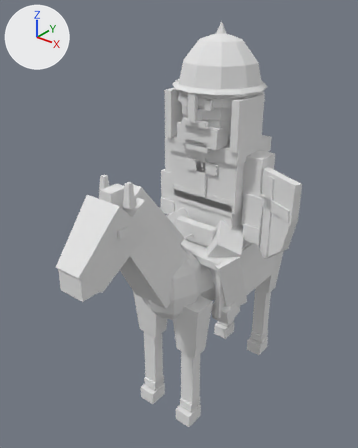
Before and after pictures for a commit that changed the glTF model sample_project/assets/3d/units/teutons/cavalry.glb.
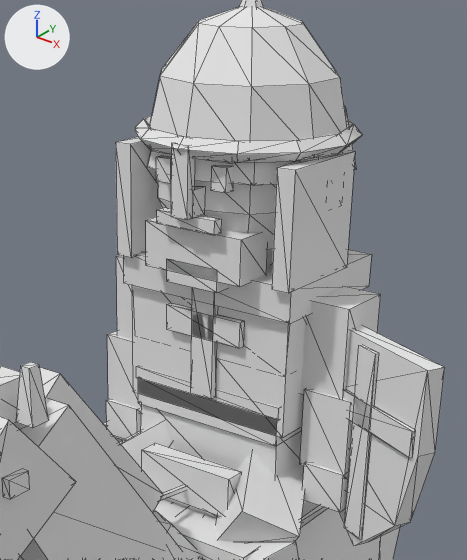
Each version is shown whole from a 50 mm lens placed at (1.76, -2.6, 2.83), pointed at (-0.08, -0.29, 1.4), then close up on the part from 32% to 87% of the width and 7% to 59% of the height. Lighting does not change. The marker at upper left points along +X, +Y and +Z. The last two pictures show the newer version. The close-ups show mesh edges as thin lines. Vertices at exactly the same position are counted once.

The first close-up shows 'Body'.
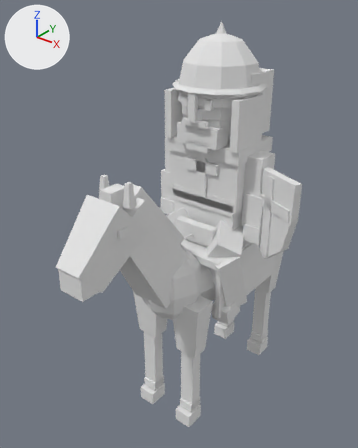
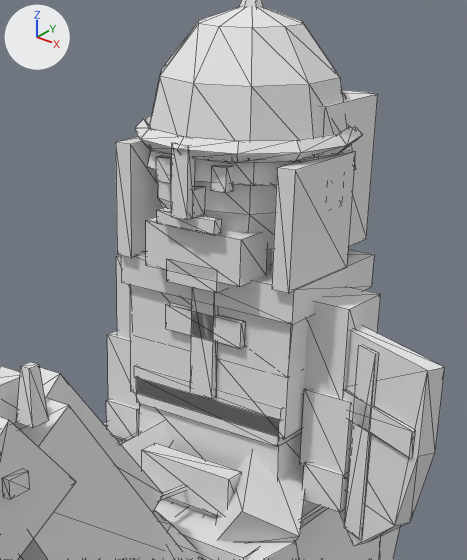
The newer file is also rescaled (x1.03) as a whole; pictures and numbers use the older file's frame.

Changed parts and their boxes [x1, y1, x2, y2] in the close-ups (467 x 560 px; the box of a moved part takes in the faces that stretch with it):
part 1 of me_body, moved or reshaped (mostly hidden afterwards): before [132, 286, 305, 438]; after [292, 317, 309, 337]
part 2 of me_body, added: after [130, 285, 307, 439]
part 3 of me_body, moved or reshaped: before [138, 379, 302, 446]; after [139, 404, 309, 506]
part 4 of me_body, added: after [134, 366, 282, 421]
part 5 of me_body, added: after [321, 90, 378, 246]
part 6 of me_body, added: after [121, 249, 374, 324]
part 7 of me_body, deleted (mostly hidden): before [289, 316, 306, 337]
part 8 of me_body, moved or reshaped: before [136, 366, 279, 420]; after [136, 378, 302, 447]

The change in detail:
me_body is used by ob_body; location (0.0, 0.0, 0.0).
me_body had 921 vertices, 1514 faces and spanned x -0.45..0.68, y -1.29..0.92, z 0.0..2.63.
me_body now has 960 vertices, 1584 faces and spans x -0.45..0.68, y -1.29..0.92, z 0.0..2.63.
me_body part 1: the loose piece of 8 vertices spanning x -0.25..0.25, y -0.16..0.16, z 1.52..1.92 is scaled about its middle by (1.03, 0.969, 0.55), then moved by (0.0, 0.0, 0.08).
me_body part 2: a new loose piece, a box spanning x -0.26..0.26, y -0.16..0.16, z 1.52..1.92, in mat_pe_unitpalette (white #e7e7e7).
me_body part 3: the loose piece of 8 vertices spanning x -0.23..0.23, y -0.16..0.16, z 1.49..1.57 is scaled about its middle by (1.03, 0.949, 3.75), then moved by (0.0, 0.0, -0.16).
me_body part 4: a new loose piece, a box spanning x -0.247..0.247, y -0.162..0.163, z 1.568..1.603, in mat_pe_unitpalette (white #e7e7e7).
me_body part 5: a new loose piece, a box spanning x -0.25..0.25, y -0.03..0.23, z 1.97..2.35, in mat_pe_unitpalette (white #e7e7e7).
me_body part 6: a new loose piece, a box spanning x -0.278..0.278, y -0.18..0.22, z 1.845..1.935, in mat_pe_unitpalette (white #e7e7e7).
me_body part 7: the loose piece of 8 vertices spanning x -0.26..0.26, y -0.16..0.15, z 1.69..1.91 is deleted.
Part 8, on me_body:
12 faces are deleted.
4 vertices move from x -0.24..0.24, y -0.16..0.16, z 1.6 to x -0.24..0.24, y -0.16..0.16, z 1.49.
12 new faces join them.
Other edits to the shape of me_body do not show in these pictures.
